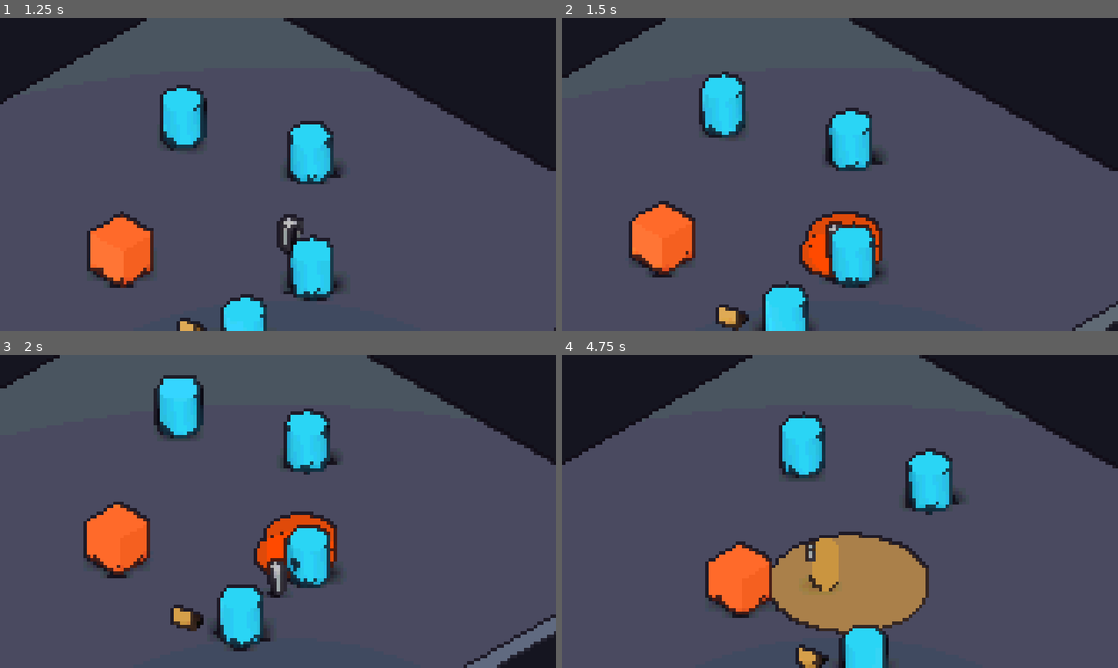
Above: before the commit, frames 1-4 (two rows, left to right).
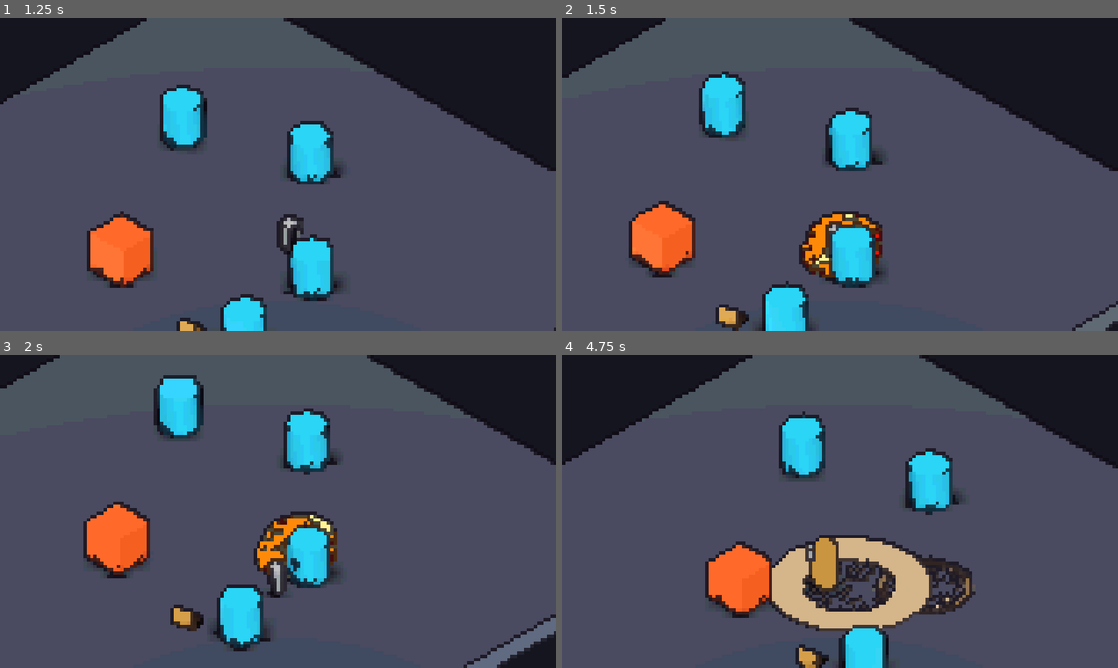
Above: after the commit, the same moments.

Repository: JulyMount/Elemental-Bureau
Game: Godot game, scene res://scenes/test_gym.tscn
Two runs of this game, one before a commit and one after it. Both use one fixed random seed, a clock stepped at 60 frames per second and the inputs below.
Inputs (mouse positions are in pixels of both pictures, inside the frame that each line leads up to):
- Up to frame 1 (1.25 s): tap Enter (ui_accept) at 0.5, 0.77 s; move the mouse to (400, 158) at 0.52 s; press the mouse at (400, 158) at 0.53 s; hold D (move_right) from 0.53 s (still down)
- Up to frame 2 (1.5 s): move the mouse to (728, 190) at 1.27 s; release D (move_right) at 1.28 s; release the mouse at (728, 190) at 1.28 s; hold S (move_down) from 1.28 s (still down); tap Space (dash) at 1.35 s
- Up to frame 3 (2 s): keep holding S (move_down); tap Enter (ui_accept) at 1.52 s
- Up to frame 4 (4.75 s): move the mouse to (895, 442) at 2.02 s; release S (move_down) at 2.03 s; hold D (move_right) 2.03-2.78 s; hold Tab (switch_element) 2.03-2.78 s; move the mouse to (812, 574) at 2.77 s; hold W (move_up) 2.78-3.53 s; tap E (ultimate) at 2.85 s; tap Enter (ui_accept) at 3.02, 3.77, 4.52 s; move the mouse to (1006, 558) at 3.52 s; press the mouse at (1006, 558) at 3.53 s; hold A (move_left) from 3.53 s (still down); move the mouse to (673, 464) at 4.27 s; release the mouse at (673, 464) at 4.28 s; tap Space (dash) at 4.35 s

Frame 1 is identical in both runs. In frame 2, 0.9% of the frame differs, in the area x 43-58%, y 62-82%; in frame 3, 1.0%; in frame 4, 7.3%, in the area x 37-75%, y 56-90%.

Commit message:
feat: adiciona shaders reutilizaveis de fogo e rachadura no solo (F1) e atualiza GDD

Diff:
--- a/scenes/player/Player.tscn
+++ b/scenes/player/Player.tscn
@@ -10,6 +10,8 @@
 [ext_resource type="Resource" uid="uid://bgy0njqm3pet7" path="res://scripts/resources/terra.tres" id="7_pn6s4"]
 [ext_resource type="Script" uid="uid://c03xyuvk6w3fv" path="res://scripts/components/skill_manager_component.gd" id="8_v42im"]
 [ext_resource type="PackedScene" uid="uid://46ko3w03chpd" path="res://scenes/vfx/rock_pillar.tscn" id="9_7oing"]
+[ext_resource type="Material" uid="uid://bne6f1pcbxxec" path="res://shaders/fire_mat.tres" id="10_180ig"]
+[ext_resource type="Material" uid="uid://c7oinyd51w85y" path="res://shaders/crack_mat.tres" id="11_20koh"]
 
 [sub_resource type="CapsuleShape3D" id="CapsuleShape3D_wr5hl"]
 radius = 0.4
@@ -82,6 +84,8 @@
 current_element = ExtResource("6_c3xxp")
 fireball_scene = ExtResource("7_npwbq")
 rock_pillar_scene = ExtResource("9_7oing")
+fire_shader_material = ExtResource("10_180ig")
+ground_crack_material = ExtResource("11_20koh")
 
 [node name="SkillManagerComponent" type="Node" parent="." unique_id=246323317]
 script = ExtResource("8_v42im")
--- a/scenes/vfx/FireballProjectile.tscn
+++ b/scenes/vfx/FireballProjectile.tscn
@@ -1,6 +1,7 @@
 [gd_scene format=3 uid="uid://bjjgqmrrjavyx"]
 
 [ext_resource type="Script" uid="uid://7ppjiocf5gtu" path="res://scenes/vfx/fireball_projectile.gd" id="1_dlatv"]
+[ext_resource type="Material" uid="uid://bne6f1pcbxxec" path="res://shaders/fire_mat.tres" id="2_23bo7"]
 
 [sub_resource type="SphereShape3D" id="SphereShape3D_25fxx"]
 radius = 0.45
@@ -23,6 +24,7 @@
 shape = SubResource("SphereShape3D_25fxx")
 
 [node name="FireCore" type="MeshInstance3D" parent="." unique_id=114252682]
+material_override = ExtResource("2_23bo7")
 mesh = SubResource("SphereMesh_25fxx")
 
 [node name="OmniLight3D" type="OmniLight3D" parent="." unique_id=475540456]
--- a/scripts/components/elemental_component.gd
+++ b/scripts/components/elemental_component.gd
@@ -12,6 +12,10 @@
 @export_group("Cenas de Habilidades")
 @export var fireball_scene: PackedScene
 @export var rock_pillar_scene: PackedScene
+
+@export_group("Materiais de Shader VFX")
+@export var fire_shader_material: ShaderMaterial
+@export var ground_crack_material: ShaderMaterial
 
 # Estado: Fogo
 var thermal_pressure: float = 0.0
@@ -167,11 +171,14 @@
 	_player.SPEED *= 1.35
 
 	var body_mesh := _player.get_node_or_null("VisualRoot/BodyMesh") as MeshInstance3D
-	var flame_mat := StandardMaterial3D.new()
-	flame_mat.shading_mode = BaseMaterial3D.SHADING_MODE_UNSHADED
-	flame_mat.albedo_color = Color(1.0, 0.45, 0.0)
 	if body_mesh:
-		body_mesh.material_override = flame_mat
+		if fire_shader_material:
+			body_mesh.material_override = fire_shader_material
+		else:
+			var flame_mat := StandardMaterial3D.new()
+			flame_mat.shading_mode = BaseMaterial3D.SHADING_MODE_UNSHADED
+			flame_mat.albedo_color = Color(1.0, 0.45, 0.0)
+			body_mesh.material_override = flame_mat
 
 	print("SUPREMA V4 ATIVADA: Corpo de Chama Viva!")
 	await get_tree().create_timer(current_element.ultimate_duration).timeout
@@ -305,11 +312,13 @@
 	cyl.height = 0.25
 	patch.mesh = cyl
 
-	var mat := StandardMaterial3D.new()
-	mat.shading_mode = BaseMaterial3D.SHADING_MODE_UNSHADED
-	mat.albedo_color = Color(1.0, 0.25, 0.0, 0.85)
-	mat.transparency = BaseMaterial3D.TRANSPARENCY_ALPHA
-	patch.material_override = mat
+	if fire_shader_material:
+		patch.material_override = fire_shader_material
+	else:
+		var mat := StandardMaterial3D.new()
+		mat.shading_mode = BaseMaterial3D.SHADING_MODE_UNSHADED
+		mat.albedo_color = Color(1.0, 0.25, 0.0, 0.85)
+		patch.material_override = mat
 
 	get_tree().current_scene.add_child(patch)
 	patch.global_position = Vector3(pos.x, pos.y + 0.15, pos.z)
@@ -324,23 +333,47 @@
 		patch.queue_free()
 
 func _spawn_visual_ring(center: Vector3, radius: float, col: Color) -> void:
-	var ring := MeshInstance3D.new()
-	var cyl := CylinderMesh.new()
-	cyl.top_radius = radius
-	cyl.bottom_radius = radius
-	cyl.height = 0.35
-	ring.mesh = cyl
-
-	var mat := StandardMaterial3D.new()
-	mat.shading_mode = BaseMaterial3D.SHADING_MODE_UNSHADED
-	mat.albedo_color = col
-	mat.transparency = BaseMaterial3D.TRANSPARENCY_ALPHA
-	ring.material_override = mat
-
-	get_tree().current_scene.add_child(ring)
-	ring.global_position = Vector3(center.x, center.y + 0.2, center.z)
-
-	var tween := ring.create_tween()
-	ring.scale = Vector3(0.1, 1.0, 0.1)
-	tween.tween_property(ring, "scale", Vector3.ONE, 0.25).set_trans(Tween.TRANS_QUAD).set_ease(Tween.EASE_OUT)
-	tween.tween_callback(ring.queue_free)
+	# 1. Disco de rachadura no solo (Shader Voronoi)
+	var ground_decal := MeshInstance3D.new()
+	var plane := PlaneMesh.new()
+	plane.size = Vector2(radius * 2.0, radius * 2.0)
+	ground_decal.mesh = plane
+
+	if ground_crack_material:
+		var mat_inst := ground_crack_material.duplicate() as ShaderMaterial
+		mat_inst.set_shader_parameter("crack_core", col.lightened(0.35))
+		mat_inst.set_shader_parameter("crack_glow", col)
+		ground_decal.material_override = mat_inst
+	else:
+		var fallback := StandardMaterial3D.new()
+		fallback.shading_mode = BaseMaterial3D.SHADING_MODE_UNSHADED
+		fallback.albedo_color = col
+		fallback.transparency = BaseMaterial3D.TRANSPARENCY_ALPHA
+		ground_decal.material_override = fallback
+
+	get_tree().current_scene.add_child(ground_decal)
+	ground_decal.global_position = Vector3(center.x, center.y + 0.06, center.z)
+	ground_decal.rotation.y = randf() * TAU
+
+	var tween := ground_decal.create_tween()
+	ground_decal.scale = Vector3(0.25, 1.0, 0.25)
+	tween.tween_property(ground_decal, "scale", Vector3.ONE, 0.22).set_trans(Tween.TRANS_QUAD).set_ease(Tween.EASE_OUT)
+	tween.tween_interval(0.35)
+	tween.tween_callback(ground_decal.queue_free)
+
+	# 2. Coroa de onda de choque 3D procedural
+	var crown := MeshInstance3D.new()
+	crown.mesh = ProceduralMeshFactory.create_shockwave_crown(radius * 0.55, radius, 0.45, 14)
+	var crown_mat := StandardMaterial3D.new()
+	crown_mat.shading_mode = BaseMaterial3D.SHADING_MODE_UNSHADED
+	crown_mat.albedo_color = col.lightened(0.25)
+	crown_mat.cull_mode = BaseMaterial3D.CULL_DISABLED
+	crown.material_override = crown_mat
+
+	get_tree().current_scene.add_child(crown)
+	crown.global_position = Vector3(center.x, center.y + 0.08, center.z)
+
+	var c_tween := crown.create_tween().set_parallel(true)
+	crown.scale = Vector3(0.2, 1.0, 0.2)
+	c_tween.tween_property(crown, "scale", Vector3(1.05, 0.1, 1.05), 0.26).set_trans(Tween.TRANS_QUAD).set_ease(Tween.EASE_OUT)
+	c_tween.chain().tween_callback(crown.queue_free)
--- /dev/null
+++ b/shaders/crack_mat.tres
@@ -0,0 +1,12 @@
+[gd_resource type="ShaderMaterial" format=3 uid="uid://c7oinyd51w85y"]
+
+[ext_resource type="Shader" uid="uid://ryukk10me08o" path="res://shaders/ground_crack.gdshader" id="1_uarje"]
+
+[resource]
+render_priority = 0
+shader = ExtResource("1_uarje")
+shader_parameter/crack_core = Color(1, 0.75, 0.2, 1)
+shader_parameter/crack_glow = Color(0.95, 0.3, 0.05, 1)
+shader_parameter/crack_density = 8.0
+shader_parameter/crack_width = 0.14
+shader_parameter/fade_alpha = 1.0
--- /dev/null
+++ b/shaders/fire_mat.tres
@@ -0,0 +1,13 @@
+[gd_resource type="ShaderMaterial" format=3 uid="uid://bne6f1pcbxxec"]
+
+[ext_resource type="Shader" uid="uid://bml5dheh1puck" path="res://shaders/stylized_fire.gdshader" id="1_yrvyv"]
+
+[resource]
+render_priority = 0
+shader = ExtResource("1_yrvyv")
+shader_parameter/core_color = Color(1, 0.95, 0.45, 1)
+shader_parameter/mid_color = Color(1, 0.42, 0.05, 1)
+shader_parameter/edge_color = Color(0.82, 0.1, 0.02, 1)
+shader_parameter/speed = 3.2
+shader_parameter/noise_scale = 5.5
+shader_parameter/wobble_strength = 0.08
--- /dev/null
+++ b/shaders/ground_crack.gdshader
@@ -0,0 +1,57 @@
+shader_type spatial;
+render_mode unshaded, cull_disabled, blend_mix;
+
+uniform vec4 crack_core : source_color = vec4(1.0, 0.75, 0.2, 1.0);
+uniform vec4 crack_glow : source_color = vec4(0.95, 0.30, 0.05, 1.0);
+uniform float crack_density : hint_range(2.0, 20.0) = 8.0;
+uniform float crack_width : hint_range(0.02, 0.35) = 0.14;
+uniform float fade_alpha : hint_range(0.0, 1.0) = 1.0;
+
+vec2 hash2(vec2 p) {
+	return fract(sin(vec2(dot(p, vec2(127.1, 311.7)), dot(p, vec2(269.5, 183.3)))) * 43758.5453);
+}
+
+// Voronoi simples para gerar veios de rachadura orgânicos
+float voronoi_cracks(vec2 x) {
+	vec2 n = floor(x);
+	vec2 f = fract(x);
+	float md1 = 8.0;
+	float md2 = 8.0;
+
+	for (int j = -1; j <= 1; j++) {
+		for (int i = -1; i <= 1; i++) {
+			vec2 g = vec2(float(i), float(j));
+			vec2 o = hash2(n + g);
+			vec2 r = g + o - f;
+			float d = dot(r, r);
+			if (d < md1) {
+				md2 = md1;
+				md1 = d;
+			} else if (d < md2) {
+				md2 = d;
+			}
+		}
+	}
+	return sqrt(md2) - sqrt(md1);
+}
+
+void fragment() {
+	// Converte UV para coordenadas radiais (-1 a 1)
+	vec2 centered = UV * 2.0 - 1.0;
+	float dist = length(centered);
+
+	// Máscara circular com anel externo
+	float circle_mask = 1.0 - smoothstep(0.75, 1.0, dist);
+	float ring_edge = smoothstep(0.65, 0.85, dist) * (1.0 - smoothstep(0.85, 1.0, dist));
+
+	float v = voronoi_cracks(centered * crack_density);
+	float crack_mask = 1.0 - smoothstep(0.0, crack_width, v);
+
+	float intensity = clamp(crack_mask + ring_edge * 0.85, 0.0, 1.0) * circle_mask;
+	if (intensity < 0.15) {
+		discard;
+	}
+
+	ALBEDO = mix(crack_glow.rgb, crack_core.rgb, crack_mask);
+	ALPHA = intensity * fade_alpha;
+}
--- /dev/null
+++ b/shaders/stylized_fire.gdshader
@@ -0,0 +1,64 @@
+shader_type spatial;
+render_mode unshaded, cull_disabled;
+
+uniform vec4 core_color : source_color = vec4(1.0, 0.95, 0.45, 1.0);
+uniform vec4 mid_color : source_color = vec4(1.0, 0.42, 0.05, 1.0);
+uniform vec4 edge_color : source_color = vec4(0.82, 0.10, 0.02, 1.0);
+uniform float speed : hint_range(0.5, 8.0) = 3.2;
+uniform float noise_scale : hint_range(1.0, 15.0) = 5.5;
+uniform float wobble_strength : hint_range(0.0, 0.3) = 0.08;
+
+// Ruído procedural leve (não exige textura externa)
+float hash(vec2 p) {
+	return fract(sin(dot(p, vec2(127.1, 311.7))) * 43758.5453123);
+}
+
+float noise(vec2 p) {
+	vec2 i = floor(p);
+	vec2 f = fract(p);
+	vec2 u = f * f * (3.0 - 2.0 * f);
+	return mix(
+		mix(hash(i + vec2(0.0, 0.0)), hash(i + vec2(1.0, 0.0)), u.x),
+		mix(hash(i + vec2(0.0, 1.0)), hash(i + vec2(1.0, 1.0)), u.x),
+		u.y
+	);
+}
+
+float fbm(vec2 p) {
+	float v = 0.0;
+	float amp = 0.5;
+	for (int i = 0; i < 3; i++) {
+		v += amp * noise(p);
+		p *= 2.05;
+		amp *= 0.5;
+	}
+	return v;
+}
+
+void vertex() {
+	// Ondulação sutil na malha para dar vida à chama
+	float n = noise(VERTEX.xz * 3.0 + vec2(0.0, TIME * speed));
+	VERTEX += NORMAL * (n - 0.5) * wobble_strength;
+}
+
+void fragment() {
+	vec2 uv = UV * noise_scale;
+	uv.y -= TIME * speed;
+
+	float n = fbm(uv + vec2(fbm(uv * 1.4 - TIME * 1.2)));
+
+	// Faixas de cor nítidas estilo Pixel Art
+	vec3 col = edge_color.rgb;
+	if (n > 0.62) {
+		col = core_color.rgb;
+	} else if (n > 0.38) {
+		col = mid_color.rgb;
+	}
+
+	// Recorte duro nas bordas para evitar aspecto borrado no filtro pixelado
+	if (n < 0.22) {
+		discard;
+	}
+
+	ALBEDO = col;
+}
Not shown, added: shaders/ground_crack.gdshader.uid
Not shown, added: shaders/stylized_fire.gdshader.uid
Not shown, changed: docs/03 - Roadmap e Etapas.md
Not shown, changed: docs/Elementos/Fogo.md
Not shown, changed: docs/Elementos/Terra.md
